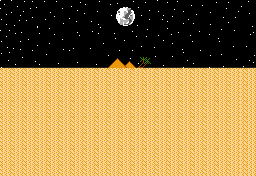
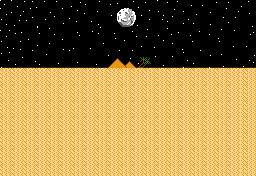
The second 256×176 image is a revision of the first. Changes to its layers:
painted on "moon" over [116, 7, 136, 27]
